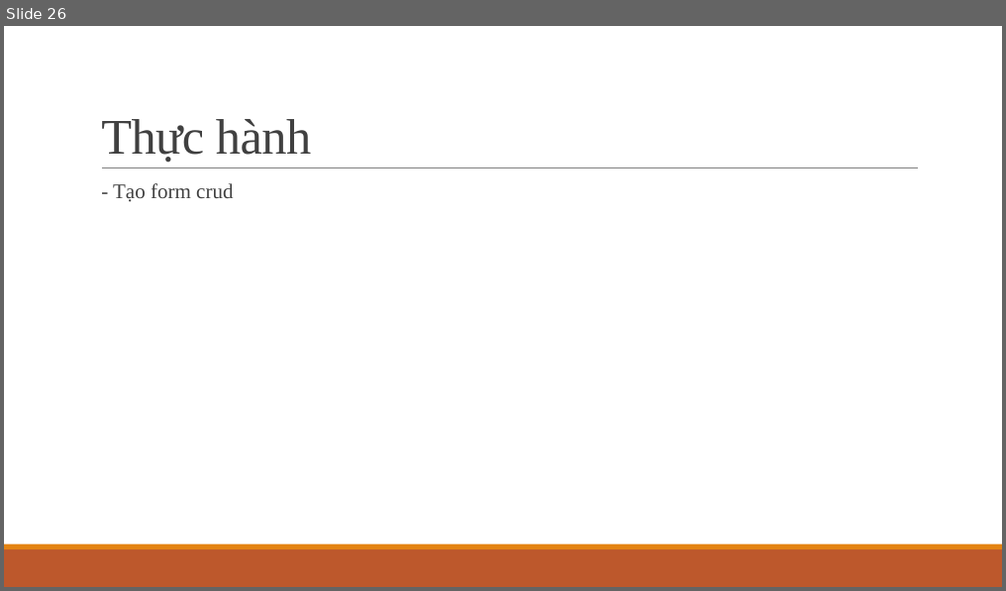
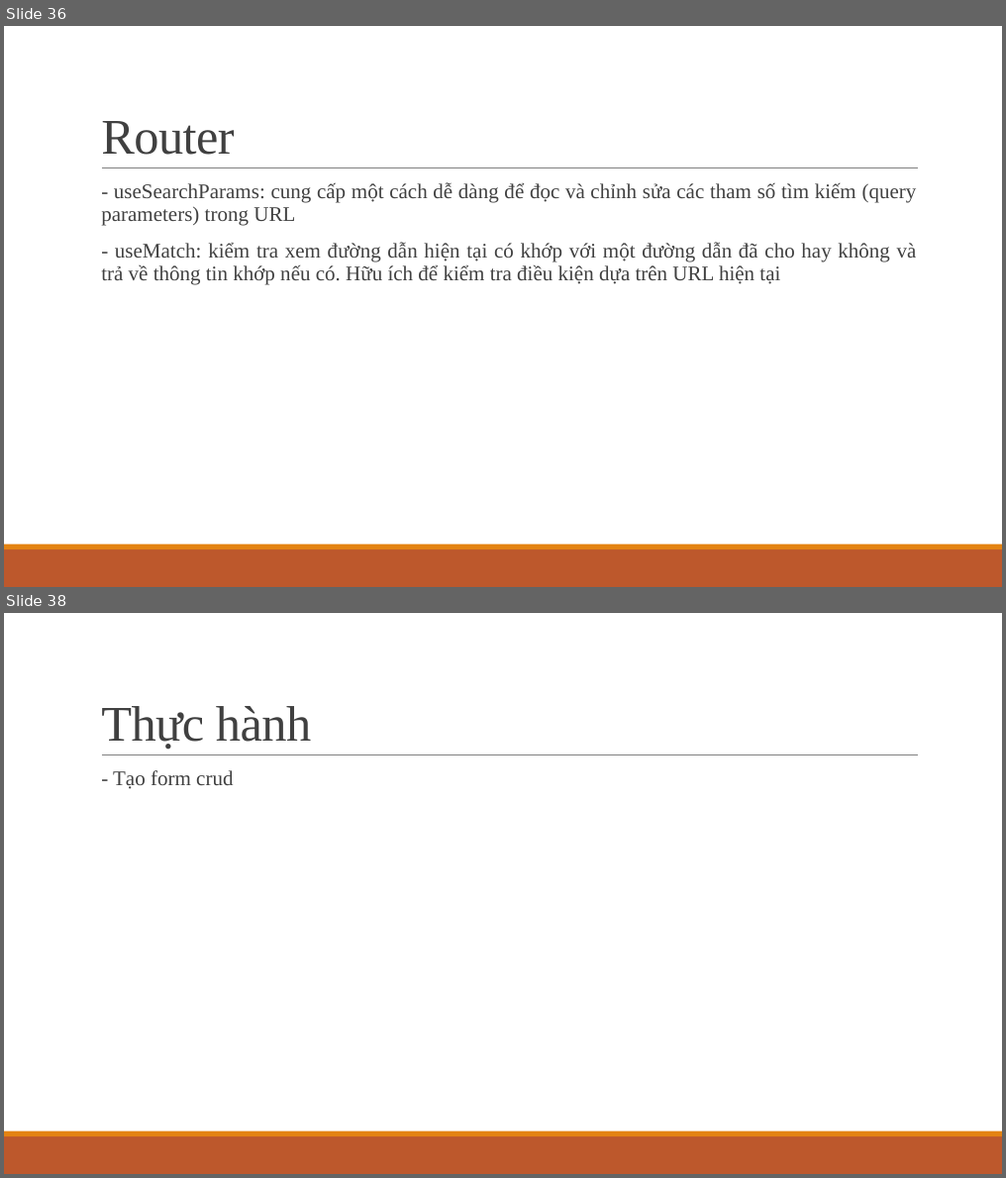
Before and after one commit to ddinhftieens/tranning-react, a slide deck: react_ts.pptx. Shown one above the other, each under a label of ours: slide 26 before the commit, slides 36 and 38 after it; the slides between them are not shown. The pictures are 1006x591 and 1006x1178 pixels, drawn with LibreOffice and Linux fonts; fonts in the diff are those of the drawing. Boxes give left, top, right and bottom in pixels: in the first picture for what was removed or moved away, otherwise in the second. Text is boxed around its words. In the diff, an @@ line names an element or a change of style, - is before the commit and + after.

```diff
--- a/react_ts.pptx
+++ b/react_ts.pptx
@@ slide 36 added at box(4, 26, 1002, 587), background #FFFFFF; not listed: 3 template elements that a slide beside it also shows @@
@@ title added at box(101, 121, 234, 155), 48 pt, text #404040 @@
+Router
@@ text added at box(101, 182, 917, 285), 20 pt, text #404040 @@
+  - useSearchParams: cung cấp một cách dễ dàng để đọc và chỉnh sửa các tham số tìm kiếm (query parameters) trong URL
+  - useMatch: kiểm tra xem đường dẫn hiện tại có khớp với một đường dẫn đã cho hay không và trả về thông tin khớp nếu có. Hữu ích để kiểm tra điều kiện dựa trên URL hiện tại
@@ what was slide 26 is now slide 38 @@
```
Also in this commit, not shown: 1 slide changed, 12 other slides added, 1 slide removed.
